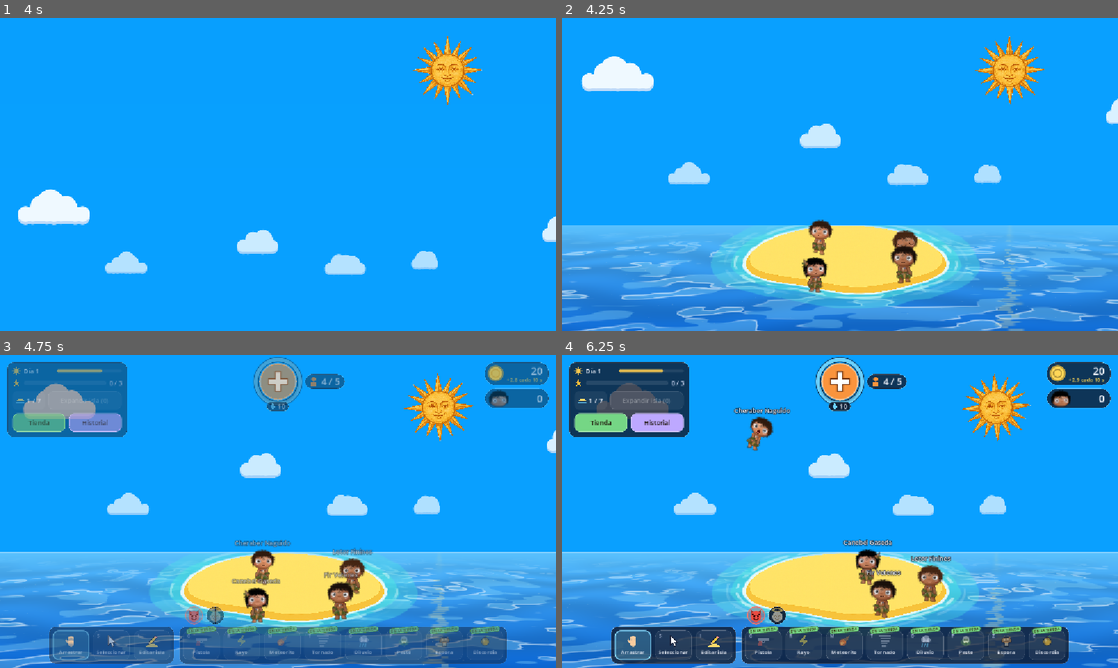
Above: before the commit, frames 1-4 (two rows, left to right).
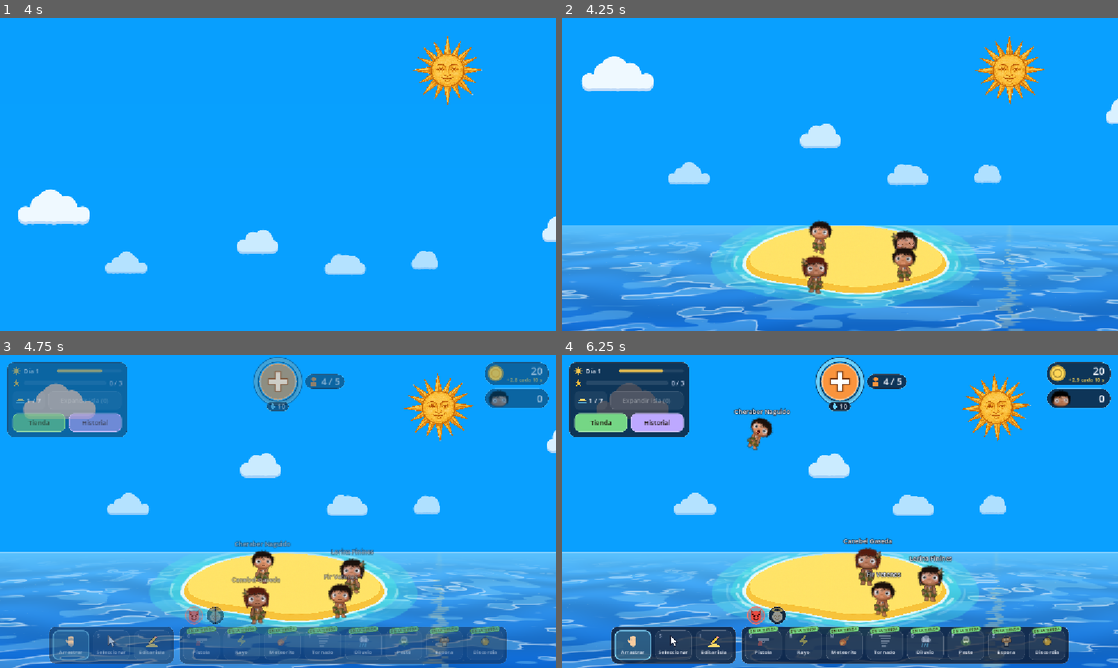
Above: after the commit, the same moments.

Repository: JuliFlorez/godlings
Game: Godot game, scene res://world/world.tscn
Two runs of this game, one before a commit and one after it. Both use one fixed random seed, a clock stepped at 60 frames per second and the inputs below. Sound files missing from this copy of the repository are replaced by a short silence.
Inputs (mouse positions are in pixels of both pictures, inside the frame that each line leads up to):
- Up to frame 1 (4 s): click "Jugar" at 0.5 s; tap Enter at 1.25 s; move the mouse to (400, 158) at 1.27 s; hold D 1.28-2 s; tap H at 1.35 s; click (400, 158) at 1.42 s; drag from (166, 190) to (250, 237) at 2.02 s; click "Nueva partida" at 2.75 s; move the mouse to (333, 105) at 3.52 s; hold D from 3.53 s (still down); tap E at 3.6 s; click (333, 105) at 3.67 s
- Up to frame 2 (4.25 s): keep holding D
- Up to frame 3 (4.75 s): release D at 4.25 s; drag from (344, 586) to (111, 464) at 4.27 s
- Up to frame 4 (6.25 s): drag from (823, 605) to (867, 511) at 5.02 s; drag from (828, 577) to (756, 433) at 5.77 s

Frame 1 is identical in both runs. In frame 2, 0.7% of the frame differs, in the area x 43-64%, y 64-89%; in frame 3, 1.2%; in frame 4, 1.4%, in the area x 30-71%, y 16-84%.

Commit message:
Move the villagers' age into its own component, VillagerAge
Age leaves villager.gd for actors/villager/villager_age.gd: the days
lived passing with the sky, growing up ("¡Ya es grande!"), going grey,
stooping and shrinking when old, dying of old age, and whether a couple
can have a baby (and the wait before another one).

Nothing changes for the player: the villager still answers age,
lifespan, grey_age, baby_cool, is_child(), is_elder(), days(),
oldness(), greyness(), can_have_baby() and set_age(), so births, the
card, the family tree, the console and saves work as before. The
constants are now in VillagerAge (ADULT_AGE, ELDER_AGE, BABY_COOLDOWN...).
The starting age, lifespan and grey age are picked when the villager is
created instead of in _ready; saves, babies and the console still
overwrite them afterwards.

villager.gd goes from 1,992 to 1,946 lines.

Co-Authored-By: Claude Opus 5.5 <noreply@anthropic.com>
Claude-Session: https://claude.ai/code/session_014VixDTvcgncNv1Ce4RKGMm

Diff:
--- a/actors/villager/villager.gd
+++ b/actors/villager/villager.gd
@@ -224,31 +224,32 @@
 	set(value):
 		_home.going_home = value
 
-# --- Edad: nace chiquito y crece hasta ser grande (ADULT_AGE); de chico no se pone de novio ni
-# tiene hijos. Los que invocás ya son grandes (SPAWN_AGE). Con los días le salen canas, cada uno a
-# su edad (ver greyness y waterline.gdshader), y de viejo (ELDER_AGE) se encorva y se achica un
-# poco, camina más despacio arrastrando los pies, se cansa antes, se para más seguido y ya no
-# tiene hijos. Cada uno vive lo suyo (lifespan): cuando le llega la hora, parado en la isla (o
-# durmiendo, y ahí ni se despierta), se muere de viejo. La edad son los días vividos: pasan con
-# los del cielo (ver Sky.passed; si adelantás el sol o la luna, también). Se ve en el carnet y se
-# guarda con la partida.
-const ADULT_AGE := 2.0                            # A los 2 días ya es grande
-const BABY_SIZE := 0.5                            # El tamaño al nacer (veces el de un grande)
-const SPAWN_AGE := Vector2(2.0, 4.0)              # Los que invocás (y los de la partida nueva)
-const ELDER_AGE := 7.0                            # Desde acá es viejo (y en ELDER_DAYS, bien viejo)...
-const ELDER_DAYS := 1.5
-const LIFESPAN := Vector2(8.0, 10.0)              # ...y se muere de viejo entre los 8 y los 10 días
-const GREY_AGE := Vector2(4.0, 6.0)               # Le empiezan a salir canas (a los hijos, como a alguno de los padres)...
-const GREY_DAYS := 3.5                            # ...y en estos días le queda todo el pelo blanco
-const ELDER_SHRINK := 0.94                        # Bien viejo es un poco más bajo (veces su altura)
-const ELDER_SPEED := 0.75                         # Viejo camina más despacio...
-const ELDER_REST := 0.55                          # ...se para más seguido...
-const ELDER_TIRED := 1.3                          # ...y se cansa más rápido
-var age := ADULT_AGE                  # Días vividos
-var lifespan := LIFESPAN.x            # A los cuántos días se muere de viejo
-var grey_age := GREY_AGE.x            # A los cuántos días le empiezan a salir canas
-const BABY_COOLDOWN := 180.0      # Después de tener un bebé, lo que tarda una pareja en tener otro
-var baby_cool := 0.0
+# --- Edad (ver VillagerAge): nace chiquito, crece, le salen canas, envejece y se muere de viejo ---
+var _age: VillagerAge
+## Días vividos (ver VillagerAge; para cambiarla con el tamaño y las canas, set_age).
+var age: float:
+	get:
+		return _age.age
+	set(value):
+		_age.age = value
+## A los cuántos días se muere de viejo.
+var lifespan: float:
+	get:
+		return _age.lifespan
+	set(value):
+		_age.lifespan = value
+## A los cuántos días le empiezan a salir canas.
+var grey_age: float:
+	get:
+		return _age.grey_age
+	set(value):
+		_age.grey_age = value
+## Lo que le falta para poder tener otro bebé (ver VillagerAge.BABY_COOLDOWN).
+var baby_cool: float:
+	get:
+		return _age.baby_cool
+	set(value):
+		_age.baby_cool = value
 
 # --- Sueño (ver VillagerSleep): se cansa despierto, de noche se va a dormir y de día duerme la siesta ---
 var _sleep: VillagerSleep
@@ -364,6 +365,7 @@
 var _rig_rest := Vector2.ZERO   # Dónde va el rig (comiendo, mastica para arriba y para abajo)
 
 func _init() -> void:
+	_age = VillagerAge.new(self)
 	_home = VillagerHome.new(self)
 	_faith = VillagerFaith.new(self)
 	_chat = VillagerChat.new(self)
@@ -379,9 +381,6 @@
 	speed *= randf_range(PACE.x, PACE.y)
 	_pick_dir()
 	wander_timer = randf_range(1.5, 4.0)
-	age = randf_range(SPAWN_AGE.x, SPAWN_AGE.y)   # Los bebés y las partidas guardadas traen la suya
-	lifespan = randf_range(LIFESPAN.x, LIFESPAN.y)
-	grey_age = randf_range(GREY_AGE.x, GREY_AGE.y)
 	input_pickable = true
 
 	if rig:
@@ -645,7 +644,7 @@
 	elif tiredness >= VillagerSleep.SLEEPY_AT:
 		pace *= VillagerSleep.SLEEPY_SPEED
 	if is_elder():
-		pace *= ELDER_SPEED   # Hasta escapándose
+		pace *= VillagerAge.ELDER_SPEED   # Hasta escapándose
 	velocity = _heading * pace * smoothstep(0.0, 1.0, _walk) + _separation() + shove_vel
 	var prev_pos := global_position
 	move_and_slide()
@@ -689,7 +688,7 @@
 			elif spore_shows():
 				rest = maxf(rest, VillagerSpore.SPORE_REST)
 			if is_elder() and not is_zombie():
-				rest = maxf(rest, ELDER_REST)
+				rest = maxf(rest, VillagerAge.ELDER_REST)
 			if not _resting and randf() < rest:
 				_resting = true
 				wander_timer = randf_range(REST_TIME.x, REST_TIME.y)
@@ -797,72 +796,27 @@
 func wake_up(stand := true) -> void:
 	_sleep.wake_up(stand)
 
-# --- EDAD ---
-## Todavía es chico (ver ADULT_AGE).
+# --- EDAD (lo que el resto del juego le pregunta al aldeano; ver VillagerAge) ---
 func is_child() -> bool:
-	return age < ADULT_AGE
-
-## Ya es viejo (ver ELDER_AGE).
+	return _age.is_child()
+
 func is_elder() -> bool:
-	return age >= ELDER_AGE
-
-## Cuántos días enteros vivió.
+	return _age.is_elder()
+
 func days() -> int:
-	return int(age)
-
-## Qué tan viejo está: 0 hasta ELDER_AGE, 1 ELDER_DAYS después (bien encorvado, ver VillagerRig).
+	return _age.days()
+
 func oldness() -> float:
-	return clampf((age - ELDER_AGE) / ELDER_DAYS, 0.0, 1.0)
-
-## Cuántas canas tiene: 0 ninguna .. 1 el pelo todo blanco (ver GREY_AGE y waterline.gdshader).
+	return _age.oldness()
+
 func greyness() -> float:
-	return clampf((age - grey_age) / GREY_DAYS, 0.0, 1.0)
-
-## Grande (y no viejo), sano (sin gripe ni espora), no muerto de hambre, más o menos contento y
-## sin un bebé reciente.
+	return _age.greyness()
+
 func can_have_baby() -> bool:
-	return not is_child() and not is_elder() and not dead and not is_sick() and not starving() \
-			and baby_cool <= 0.0 and mood >= VillagerMood.MOOD_BABY_AT and spore <= 0.0
-
-## La edad (al pasar los días, al nacer y al cargar la partida), con el tamaño que le toca (con su
-## altura) y sus canas.
+	return _age.can_have_baby()
+
 func set_age(a: float) -> void:
-	age = a
-	var grow := lerpf(BABY_SIZE, 1.0, clampf(age / ADULT_AGE, 0.0, 1.0))
-	scale = Vector2.ONE * grow * lerpf(1.0, ELDER_SHRINK, oldness()) * height
-	if _waterline:
-		_waterline.set_shader_parameter("grey", greyness())
-
-## Le pasan los días (de chico crece; de grande le salen canas y de viejo se achica) y, si le
-## llegó la hora, se muere de viejo. Se le va pasando lo del último bebé.
-func _update_age(dt: float) -> void:
-	if not is_alive():
-		return
-	baby_cool = maxf(0.0, baby_cool - dt)
-	var was_child := is_child()
-	var sky := get_tree().get_first_node_in_group("sky")
-	if sky and sky.passed > 0.0:
-		set_age(age + sky.passed)
-	if was_child and not is_child():
-		if visible:
-			Game.say("¡Ya es grande!", get_global_transform_with_canvas().origin + Vector2(0, -80), HUD.C_SHOP)
-	# Termina parado en la isla (o durmiendo): no se muere colgando del mouse, flotando ni adentro
-	if age >= lifespan and (is_idle() or asleep) and not on_fire:
-		_die_of_old_age()
-
-## Le llegó la hora: se muere tranquilo donde está (si estaba durmiendo, ni se despierta).
-func _die_of_old_age() -> void:
-	Game.say("Murió de vieja" if gender == Gender.FEMALE else "Murió de viejo",
-			get_global_transform_with_canvas().origin + Vector2(0, -80), HUD.C_MUTED)
-	if food:
-		food.release_eater()
-	_gentle_death = true
-	_old_age_death = true
-	var lying := asleep
-	_die()
-	if not lying:
-		swing_vel = (1.0 if randf() < 0.5 else -1.0) * randf_range(2.0, 3.0)   # Se cae para un costado, despacito
-		corpse_vel = Vector2.ZERO
+	_age.set_age(a)
 
 # --- CÓMO ES ---
 ## La piel (tono, y más amarilla o rojiza), el color del pelo y la altura.
@@ -903,7 +857,7 @@
 			clampf((a.skin_warm + b.skin_warm) * 0.5 + randfn(0.0, 0.12), -1.0, 1.0),
 			(a if randf() < 0.5 else b).hair_color,
 			clampf((a.height + b.height) * 0.5 + randf_range(-0.02, 0.02), HEIGHT.x, HEIGHT.y))
-	grey_age = clampf((a if randf() < 0.5 else b).grey_age + randf_range(-0.5, 0.5), GREY_AGE.x, GREY_AGE.y)
+	grey_age = clampf((a if randf() < 0.5 else b).grey_age + randf_range(-0.5, 0.5), VillagerAge.GREY_AGE.x, VillagerAge.GREY_AGE.y)
 
 # --- CASA (lo que el resto del juego le pregunta al aldeano; ver VillagerHome) ---
 func has_home() -> bool:
@@ -1791,7 +1745,7 @@
 	_flu.update(dt)
 	_spore.update(dt)
 	_hunger.update(dt)
-	_update_age(dt)
+	_age.update(dt)
 	_home.update(dt)
 	_scram = maxf(0.0, _scram - dt)
 	_faith.update(dt)
--- /dev/null
+++ b/actors/villager/villager_age.gd
@@ -0,0 +1,104 @@
+extends RefCounted
+class_name VillagerAge
+## La edad: nace chiquito y crece hasta ser grande (ADULT_AGE); de chico no se pone de novio ni tiene
+## hijos. Los que invocás ya son grandes (SPAWN_AGE). Con los días le salen canas, cada uno a su edad
+## (ver greyness y waterline.gdshader), y de viejo (ELDER_AGE) se encorva y se achica un poco, camina
+## más despacio arrastrando los pies, se cansa antes, se para más seguido y ya no tiene hijos. Cada
+## uno vive lo suyo (lifespan): cuando le llega la hora, parado en la isla (o durmiendo, y ahí ni se
+## despierta), se muere de viejo. La edad son los días vividos: pasan con los del cielo (ver
+## Sky.passed; si adelantás el sol o la luna, también). También dice si puede tener un bebé (ver
+## can_have_baby y Decoration._try_birth). Se ve en el carnet y se guarda con la partida.
+## Es una parte del aldeano (Villager la crea en _init): v es él. Desde afuera se usa lo que el
+## aldeano reenvía (age, is_child, set_age...).
+
+const ADULT_AGE := 2.0                            # A los 2 días ya es grande
+const BABY_SIZE := 0.5                            # El tamaño al nacer (veces el de un grande)
+const SPAWN_AGE := Vector2(2.0, 4.0)              # Los que invocás (y los de la partida nueva)
+const ELDER_AGE := 7.0                            # Desde acá es viejo (y en ELDER_DAYS, bien viejo)...
+const ELDER_DAYS := 1.5
+const LIFESPAN := Vector2(8.0, 10.0)              # ...y se muere de viejo entre los 8 y los 10 días
+const GREY_AGE := Vector2(4.0, 6.0)               # Le empiezan a salir canas (a los hijos, como a alguno de los padres)...
+const GREY_DAYS := 3.5                            # ...y en estos días le queda todo el pelo blanco
+const ELDER_SHRINK := 0.94                        # Bien viejo es un poco más bajo (veces su altura)
+const ELDER_SPEED := 0.75                         # Viejo camina más despacio...
+const ELDER_REST := 0.55                          # ...se para más seguido...
+const ELDER_TIRED := 1.3                          # ...y se cansa más rápido
+const BABY_COOLDOWN := 180.0                      # Después de tener un bebé, lo que tarda una pareja en tener otro
+var age := ADULT_AGE                  # Días vividos
+var lifespan := LIFESPAN.x            # A los cuántos días se muere de viejo
+var grey_age := GREY_AGE.x            # A los cuántos días le empiezan a salir canas
+var baby_cool := 0.0                  # Lo que le falta para poder tener otro bebé
+
+var v: Villager
+
+func _init(villager: Villager) -> void:
+	v = villager
+	age = randf_range(SPAWN_AGE.x, SPAWN_AGE.y)   # Los bebés y las partidas guardadas traen la suya
+	lifespan = randf_range(LIFESPAN.x, LIFESPAN.y)
+	grey_age = randf_range(GREY_AGE.x, GREY_AGE.y)
+
+## Todavía es chico (ver ADULT_AGE).
+func is_child() -> bool:
+	return age < ADULT_AGE
+
+## Ya es viejo (ver ELDER_AGE).
+func is_elder() -> bool:
+	return age >= ELDER_AGE
+
+## Cuántos días enteros vivió.
+func days() -> int:
+	return int(age)
+
+## Qué tan viejo está: 0 hasta ELDER_AGE, 1 ELDER_DAYS después (bien encorvado, ver VillagerRig).
+func oldness() -> float:
+	return clampf((age - ELDER_AGE) / ELDER_DAYS, 0.0, 1.0)
+
+## Cuántas canas tiene: 0 ninguna .. 1 el pelo todo blanco (ver GREY_AGE y waterline.gdshader).
+func greyness() -> float:
+	return clampf((age - grey_age) / GREY_DAYS, 0.0, 1.0)
+
+## Grande (y no viejo), sano (sin gripe ni espora), no muerto de hambre, más o menos contento y
+## sin un bebé reciente.
+func can_have_baby() -> bool:
+	return not is_child() and not is_elder() and not v.dead and not v.is_sick() and not v.starving() \
+			and baby_cool <= 0.0 and v.mood >= VillagerMood.MOOD_BABY_AT and v.spore <= 0.0
+
+## La edad (al pasar los días, al nacer y al cargar la partida), con el tamaño que le toca (con su
+## altura) y sus canas.
+func set_age(a: float) -> void:
+	age = a
+	var grow := lerpf(BABY_SIZE, 1.0, clampf(age / ADULT_AGE, 0.0, 1.0))
+	v.scale = Vector2.ONE * grow * lerpf(1.0, ELDER_SHRINK, oldness()) * v.height
+	if v._waterline:
+		v._waterline.set_shader_parameter("grey", greyness())
+
+## Le pasan los días (de chico crece; de grande le salen canas y de viejo se achica) y, si le
+## llegó la hora, se muere de viejo. Se le va pasando lo del último bebé.
+func update(dt: float) -> void:
+	if not v.is_alive():
+		return
+	baby_cool = maxf(0.0, baby_cool - dt)
+	var was_child := is_child()
+	var sky := v.get_tree().get_first_node_in_group("sky")
+	if sky and sky.passed > 0.0:
+		set_age(age + sky.passed)
+	if was_child and not is_child():
+		if v.visible:
+			Game.say("¡Ya es grande!", v.get_global_transform_with_canvas().origin + Vector2(0, -80), HUD.C_SHOP)
+	# Termina parado en la isla (o durmiendo): no se muere colgando del mouse, flotando ni adentro
+	if age >= lifespan and (v.is_idle() or v.asleep) and not v.on_fire:
+		_die_of_old_age()
+
+## Le llegó la hora: se muere tranquilo donde está (si estaba durmiendo, ni se despierta).
+func _die_of_old_age() -> void:
+	Game.say("Murió de vieja" if v.gender == Villager.Gender.FEMALE else "Murió de viejo",
+			v.get_global_transform_with_canvas().origin + Vector2(0, -80), HUD.C_MUTED)
+	if v.food:
+		v.food.release_eater()
+	v._gentle_death = true
+	v._old_age_death = true
+	var lying := v.asleep
+	v._die()
+	if not lying:
+		v.swing_vel = (1.0 if randf() < 0.5 else -1.0) * randf_range(2.0, 3.0)   # Se cae para un costado, despacito
+		v.corpse_vel = Vector2.ZERO
--- a/actors/villager/villager_rig.gd
+++ b/actors/villager/villager_rig.gd
@@ -48,7 +48,7 @@
 const LOOK := 0.12            # Parado: inclina la cabeza para un lado y otro (rad)
 const LOOK_TIME := Vector2(1.5, 4.0)
 const TURN_TIME := 0.18       # Segundos en darse vuelta
-const STOOP_HEAD := 30.0      # Bien viejo (ver Villager.oldness): la cabeza se le hunde entre los hombros...
+const STOOP_HEAD := 30.0      # Bien viejo (ver VillagerAge.oldness): la cabeza se le hunde entre los hombros...
 const STOOP_STEP := 0.5       # ...y arrastra los pies (levanta menos el pie y el cuerpo)
 
 # Manos: el dibujo las tiene abiertas con la palma al frente (pose T). Con los brazos
--- a/actors/villager/villager_sleep.gd
+++ b/actors/villager/villager_sleep.gd
@@ -89,7 +89,7 @@
 	elif v.inside:
 		tiredness -= REST_RECOVER * dt
 	else:
-		tiredness += TIRED_RATE * (Villager.ELDER_TIRED if v.is_elder() else 1.0) * dt
+		tiredness += TIRED_RATE * (VillagerAge.ELDER_TIRED if v.is_elder() else 1.0) * dt
 	tiredness = clampf(tiredness, 0.0, 100.0)
 	if tiredness < SLEEPY_AT or is_sleeping():
 		return
--- a/actors/villager/waterline.gdshader
+++ b/actors/villager/waterline.gdshader
@@ -4,7 +4,7 @@
 // amarilla o rojiza) y el pelo de otro color. La piel son los marrones anaranjados no muy
 // saturados (así la pintura roja de la cara y las hojas no cambian) y el pelo, lo casi negro y
 // sin color (también se tiñen un poco las pupilas, que casi no se nota).
-// Con los años le salen canas (ver Villager.greyness): mechones que se ponen blancos, primero
+// Con los años le salen canas (ver VillagerAge.greyness): mechones que se ponen blancos, primero
 // en los costados, hasta que queda todo el pelo blanco. Las pupilas no (son tan negras como el
 // pelo, pero se nota mucho).
 // Aldeano flotando: lo que queda debajo de la línea del agua (coords globales) no se ve.
--- a/ui/debug_console.gd
+++ b/ui/debug_console.gd
@@ -178,7 +178,7 @@
 			var n := clampi(arg if arg >= 0 else 80, 0, 100)
 			_ok(tr("%d aldeanos con hambre %d") % [_set_all("hunger", n), n])
 		"edad", "age", "días", "años", "envejecer":
-			var n := arg if arg >= 0 else int(Villager.ELDER_AGE)
+			var n := arg if arg >= 0 else int(VillagerAge.ELDER_AGE)
 			var count := 0
 			for node in get_tree().get_nodes_in_group("villager"):
 				var v := node as Villager
--- a/world/decoration.gd
+++ b/world/decoration.gd
@@ -784,7 +784,7 @@
 	baby.home = self
 	baby.enter_home()   # Nace adentro
 	for p: Villager in [a, b]:
-		p.baby_cool = Villager.BABY_COOLDOWN
+		p.baby_cool = VillagerAge.BABY_COOLDOWN
 	Relations.note_birth(a, b)
 	Game.say("¡Nació un bebé!", get_global_transform_with_canvas().origin + Vector2(0, HUT_TOP * HUT_SCALE), Relations.color(Relations.Kind.COUPLE))
 	for i in 4:
--- a/world/world.gd
+++ b/world/world.gd
@@ -811,7 +811,7 @@
 		var looks: Array = d.get("looks", [])
 		if looks.size() == 4:
 			v.set_looks(looks[0], looks[1], looks[2], looks[3])
-		var age := v.age   # La que le tocó en _ready
+		var age := v.age   # La que le tocó al crearlo
 		if d.has("days"):
 			age = d.days
 			v.lifespan = d.get("lifespan_days", v.lifespan)
@@ -819,11 +819,11 @@
 		elif d.has("age"):
 			# Partidas de antes, con la edad en segundos (años de 20 s): pasa a días en la misma etapa
 			# de la vida (los 15 años de grande son los ADULT_AGE días de ahora)
-			var to_days := Villager.ADULT_AGE / (15.0 * 20.0)
+			var to_days := VillagerAge.ADULT_AGE / (15.0 * 20.0)
 			if d.has("lifespan"):
 				age = d.age * to_days
 				v.lifespan = d.lifespan * to_days
-				v.grey_age = clampf(d.get("grey_age", 0.0) * 20.0 * to_days, Villager.GREY_AGE.x, Villager.GREY_AGE.y)
+				v.grey_age = clampf(d.get("grey_age", 0.0) * 20.0 * to_days, VillagerAge.GREY_AGE.x, VillagerAge.GREY_AGE.y)
 			elif d.age < 15.0 * 20.0:
 				age = d.age * to_days   # Y antes los grandes no envejecían: los chicos sí traen la suya
 		v.set_age(age)
Not shown, added: actors/villager/villager_age.gd.uid
